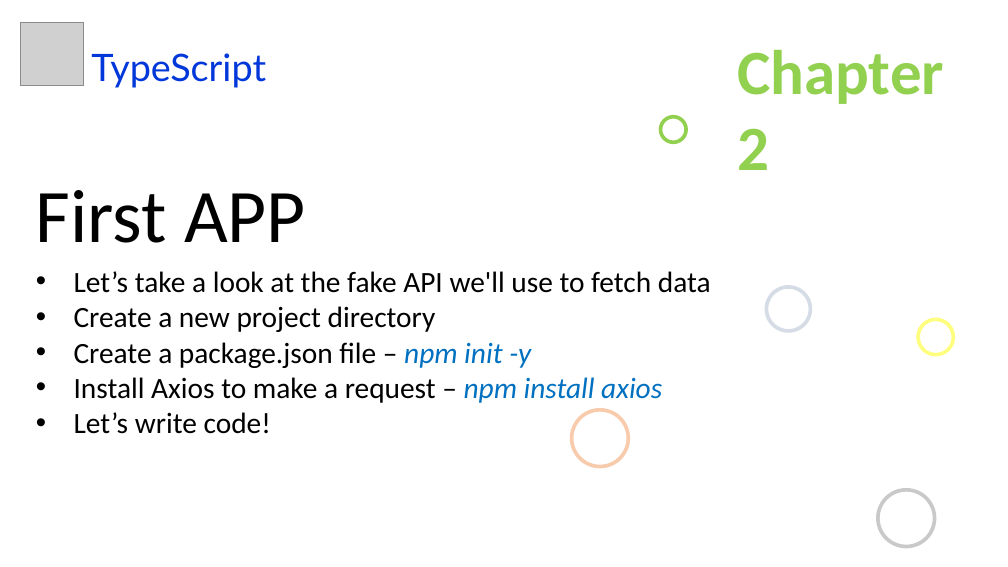
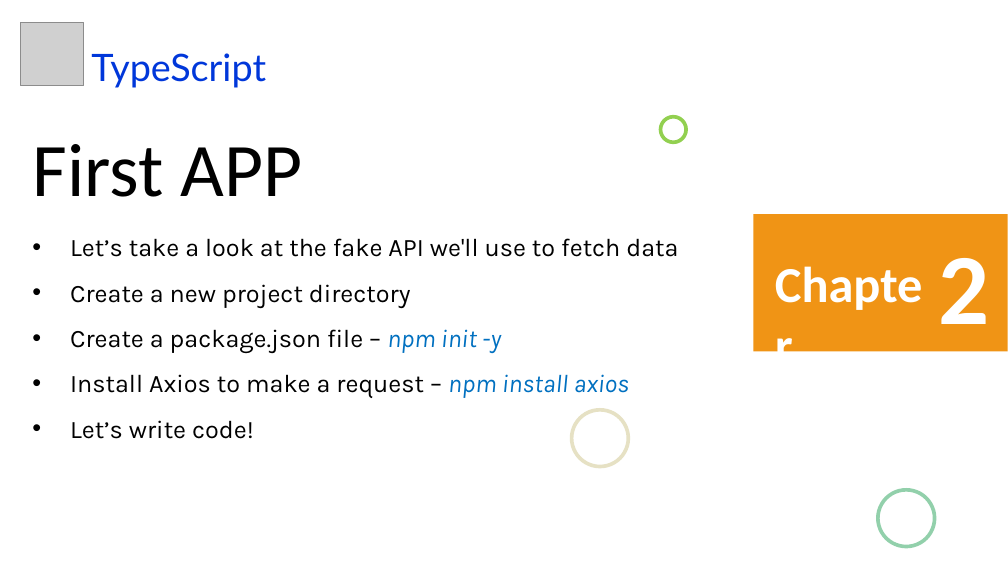
Before and after one commit to uidhtml/typescript-tutorials, a slide deck: slide 4 of typescript-tutorials.pptx. Drawn at 1008x567 pixels with LibreOffice and Linux fonts; fonts in the diff are those of the drawing; grey boxes stand for pictures; background and template pictures are left out. Boxes give left, top, right and bottom in pixels: in the first picture for what was removed or moved away, otherwise in the second. Text is boxed around its words. In the diff, an @@ line names an element or a change of style, - is before the commit and + after.

Commit message:
Added chapter 7

```diff
--- a/typescript-tutorials.pptx
+++ b/typescript-tutorials.pptx
@@ text "First APP": place and size @@
-text "First APP" at box(36, 190, 306, 243)
+text "First APP" at box(32, 144, 303, 197)
@@ ellipse removed at box(767, 179, 851, 263) @@
@@ rectangle added at box(7, 213, 748, 445), fill #FFFFFF @@
@@ text "Let’s take a look at ...": place and size @@
-text "Let’s take a look at ..." at box(74, 271, 711, 434)
+text "Let’s take a look at ..." at box(70, 238, 678, 439)
@@ text "Let’s take a look at ..." at box(70, 238, 678, 439): size 28 to 24 pt, font Calibri to Karla; line spacing 1 to 1.5 @@
@@ rectangle added at box(753, 214, 1008, 352), fill #F09415 @@
@@ text added at box(768, 249, 939, 318), 48 pt, text #FFFFFF, bold @@
+Chapter
@@ text at box(939, 258, 990, 324): text changed; size 60 to 96 pt; text colour #92D050 to #FFFFFF @@
-Chapter 2
+2
@@ ellipse removed at box(767, 287, 811, 331) @@
@@ ellipse removed at box(918, 320, 954, 355) @@
@@ ellipse at box(572, 410, 628, 467): outline #F8CBAD 3.5 pt to #E6E1C4 3.5 pt @@
@@ ellipse at box(878, 490, 935, 547): outline #C9C9C9 3.5 pt to #92D0AB 3.5 pt @@
```
Also in this commit, not shown: 13 other slides changed, 3 slides added, 3 slides removed, 1 other file.
